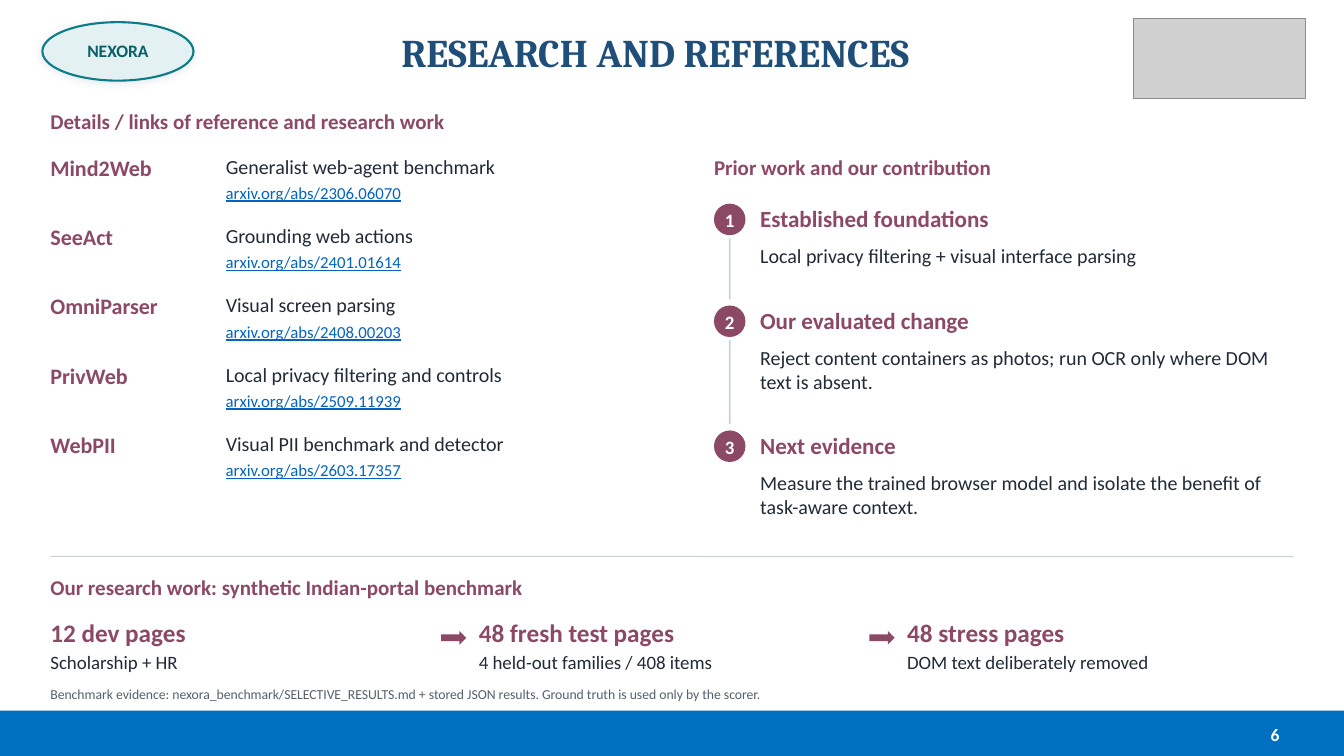
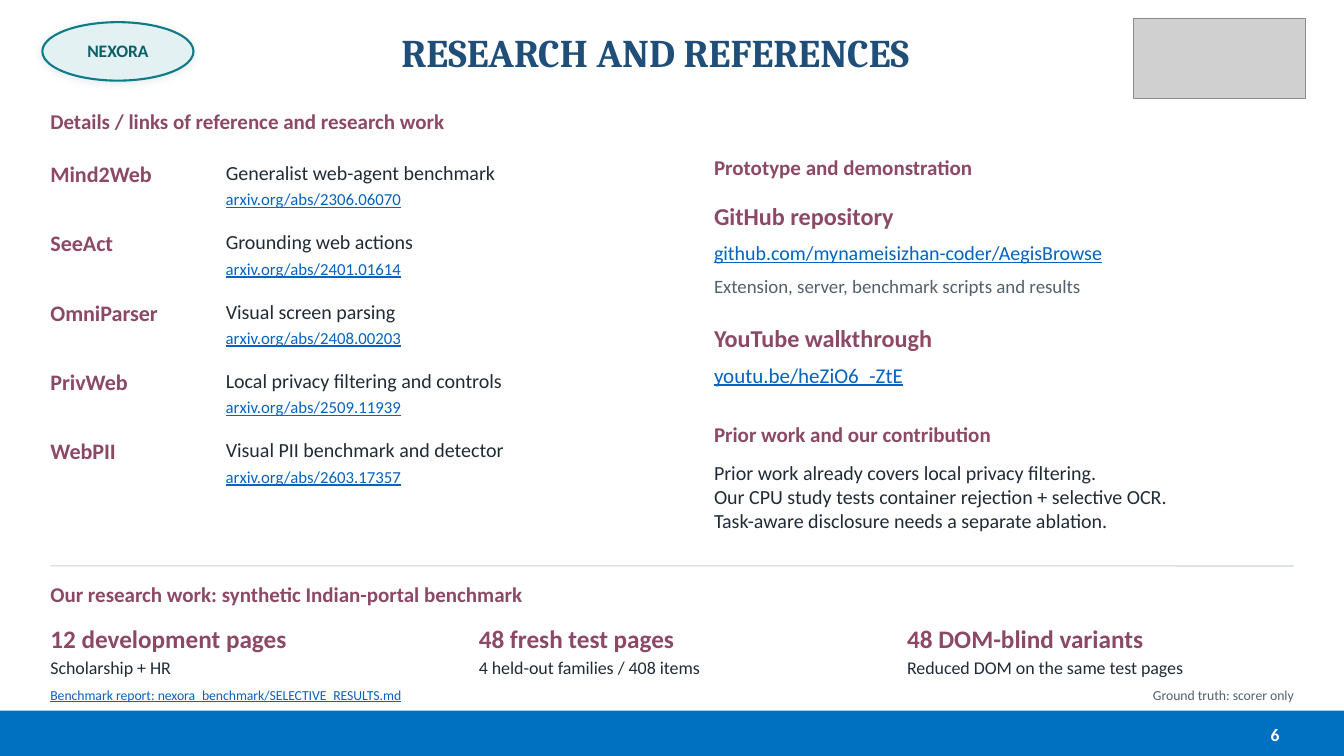
Before and after one commit to mynameisizhan-coder/AegisBrowse, a slide deck: slide 6 of deck/NEXORA_AegisBrowse_Deck.pptx. Drawn at 1344x756 pixels with LibreOffice and Linux fonts; fonts in the diff are those of the drawing; grey boxes stand for pictures. Boxes give left, top, right and bottom in pixels: in the first picture for what was removed or moved away, otherwise in the second. Text is boxed around its words. In the diff, an @@ line names an element or a change of style, - is before the commit and + after.

Commit message:
Align submission diagrams with prototype and link project evidence

```diff
--- a/deck/NEXORA_AegisBrowse_Deck.pptx
+++ b/deck/NEXORA_AegisBrowse_Deck.pptx
@@ text at [714, 160, 972, 179]: text changed @@
-Prior work and our contribution
+Prototype and demonstration
@@ text "arxiv.org/abs/2306.06070": place and size @@
-text "arxiv.org/abs/2306.06070" at [226, 187, 401, 202]
+text "arxiv.org/abs/2306.06070" at [226, 193, 401, 208]
@@ ellipse removed at [714, 204, 745, 235] @@
@@ text added at [714, 208, 893, 229], 17.2 pt, text #8C4966, bold @@
+GitHub repository
@@ text removed at [725, 214, 735, 227] @@
-1
@@ line removed from (730, 238) to (730, 299) @@
@@ text added at [714, 246, 1102, 264], 14.2 pt, text #0563C1, underline @@
+github.com/mynameisizhan-coder/AegisBrowse
@@ text at [714, 280, 1080, 296]: text changed; size 16.5 to 13.5 pt; text colour #8C4966 to #53616D; bold off @@
-Established foundations
+Extension, server, benchmark scripts and results
@@ ellipse removed at [714, 306, 745, 337] @@
@@ text removed at [725, 316, 735, 329] @@
-2
@@ text removed at [760, 313, 969, 333] @@
-Our evaluated change
@@ text at [714, 330, 932, 351]: text changed; size 14.2 to 17.2 pt; text colour #202B36 to #8C4966; bold on @@
-Local privacy filtering + visual interface parsing
+YouTube walkthrough
@@ line removed from (730, 341) to (730, 424) @@
@@ text removed at [760, 351, 1269, 389] @@
-Reject content containers as photos; run OCR only where DOM text is absent.
@@ text added at [714, 368, 903, 387], 15 pt, text #0563C1, underline @@
+youtu.be/heZiO6_-ZtE
@@ ellipse removed at [714, 431, 745, 462] @@
@@ text added at [714, 427, 991, 442], 15 pt, text #8C4966, bold @@
+Prior work and our contribution
@@ text removed at [725, 441, 735, 454] @@
-3
@@ text removed at [760, 438, 896, 454] @@
-Next evidence
@@ text added at [714, 466, 1167, 532], 14.2 pt, text #202B36 @@
+Prior work already covers local privacy filtering.
+Our CPU study tests container rejection + selective OCR.
+Task-aware disclosure needs a separate ablation.
@@ text removed at [760, 476, 1261, 514] @@
-Measure the trained browser model and isolate the benefit of task-aware context.
@@ line moved from (50, 557) - (1294, 557) to (50, 566) - (1294, 566) @@
@@ 15 texts: place and size @@
-15 texts at [50, 160, 522, 599]
+15 texts at [50, 166, 522, 606]
@@ text "48 fresh test pages": place and size @@
-text "48 fresh test pages" at [479, 624, 674, 647]
+text "48 fresh test pages" at [479, 630, 674, 653]
@@ text "Scholarship + HR" at [50, 661, 171, 677]: size 13.5 to 12.8 pt @@
@@ text at [50, 630, 286, 653]: text changed @@
-12 dev pages
+12 development pages
@@ right arrow removed at [442, 631, 467, 645] @@
@@ text "4 held-out families / 408 ..." at [479, 661, 700, 674]: size 13.5 to 12.8 pt @@
@@ right arrow removed at [869, 631, 894, 645] @@
@@ text at [907, 630, 1144, 648]: text changed @@
-48 stress pages
+48 DOM-blind variants
@@ text at [907, 661, 1183, 677]: text changed; size 13.5 to 12.8 pt @@
-DOM text deliberately removed
+Reduced DOM on the same test pages
@@ text at [50, 690, 401, 703]: text changed; text colour #53616D to #0563C1 @@
-Benchmark evidence: nexora_benchmark/SELECTIVE_RESULTS.md + stored JSON results. Ground truth is used only by the scorer.
+Benchmark report: nexora_benchmark/SELECTIVE_RESULTS.md
@@ text added at [1153, 690, 1294, 702], 9.8 pt, text #53616D @@
+Ground truth: scorer only
```
Also in this commit, not shown: 4 other slides changed, 8 other files.
